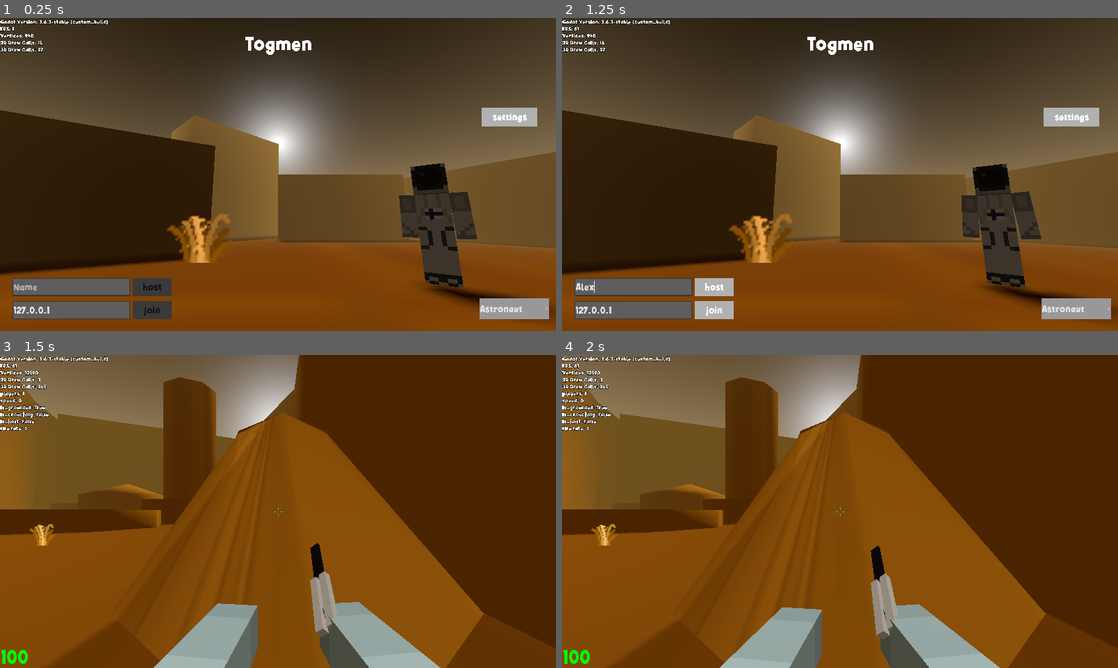
Above: before the commit, frames 1-4 (two rows, left to right).
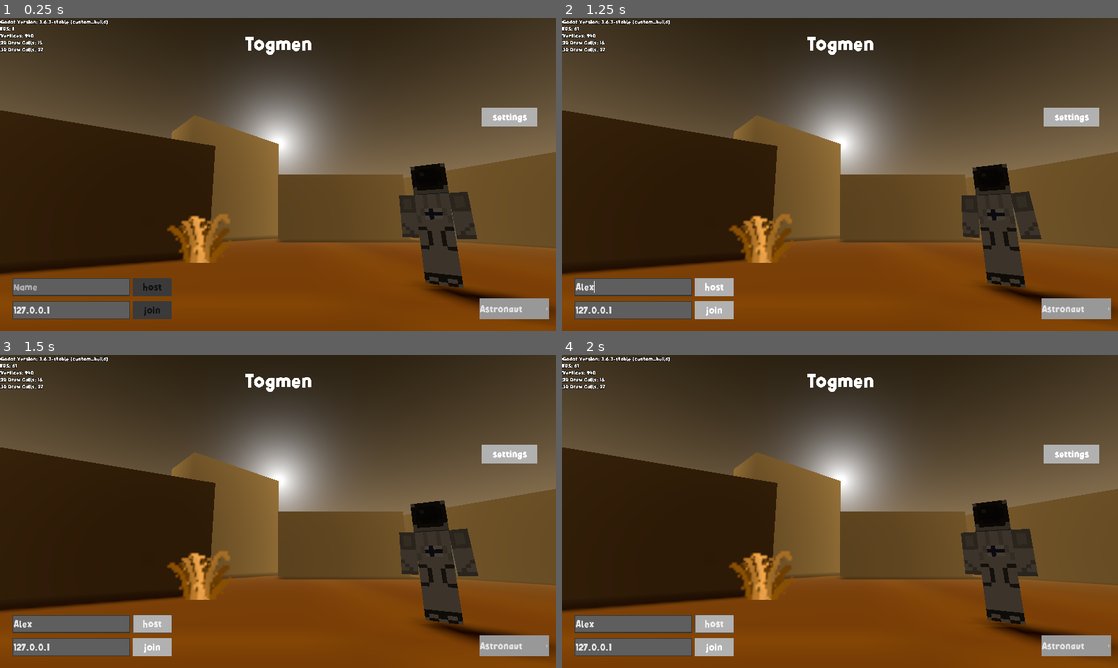
Above: after the commit, the same moments.

Repository: miklaskarjalainen/Togmen
Game: Godot game, scene res://source/scenes/title_screen.tscn
Same seed, same stepped clock (60 frames per second), same inputs: the game is played once before the commit and once after it.
Inputs (mouse positions are in pixels of both pictures, inside the frame that each line leads up to):
- Up to frame 1 (0.25 s): no input
- Up to frame 2 (1.25 s): click (634, 287) at 0.52 s; type "Alex" at 0.6 s
- Up to frame 3 (1.5 s): click "host" at 1.25 s
- Up to frame 4 (2 s): no input

Frames 1-2 are identical in both runs. In frame 3, 87% of the frame differs, in the area x 0-100%, y 0-100%; in frame 4, 86%.

Commit message:
Dynamic crosshair wip

Diff:
--- a/source/entities/actors/player.gd
+++ b/source/entities/actors/player.gd
@@ -16,6 +16,7 @@
 	"skin":0,
 }
 
+var killer           = null      # Reference to the node who killed us
 var motion          := Vector3() # current movement motion
 var move_spd        := 15.0      # maximum allowed movement speed, changes with different weapons
 var is_crouching    := false
@@ -41,6 +42,7 @@
 func _physics_process(delta:float):
 	if is_network_master(): # This is in player's control
 		_do_player_movement(delta)
+		_do_death_camera(delta)
 
 		_update_look(camera.rotation, rotation)
 		_update_position(translation, motion, is_crouching)
@@ -50,7 +52,7 @@
 			_respawn()
 		if Input.is_action_just_pressed("hurt"):
 			health -= 10
-		if health <= 0:
+		if health <= 0 and killer == null:
 			Gui.killed_by("", "suicide")
 			_respawn()
 	_do_player_animations()
@@ -138,7 +140,17 @@
 
 	motion = move_and_slide(motion, Vector3.UP, true, 4)
 
+func _do_death_camera(delta:float):
+	if killer != null:
+		var time        := 1
+		var goto:Vector3 = killer.get_node("camera").global_transform.origin
+		$camera.look_at(goto, Vector3.UP)
+		$camera.global_transform.origin = $camera.global_transform.origin.linear_interpolate(goto, time * delta)
+
 func _respawn():
+	# Reset killer
+	killer = null
+
 	# Full heal
 	health = 100
 
@@ -150,6 +162,9 @@
 	death_count += 1
 
 	# Respawn
+	$camera.translation.x = 0
+	$camera.translation.z = 0
+	$camera.translation.y = 0
 	global_transform = get_parent().get_spawn()
 
 # Networking #
@@ -193,6 +208,10 @@
 			rpc("_ended_killstreak", _ender, _count)    # Player, broadcast others that your killstreak was ended
 		Gui.ended_killstreak(_ender, peer_data["peer_name"], _count) # If a peer show that someone else's killstreak was ended
 
+puppet func _register(_data:Dictionary):
+	peer_data = _data
+	set_skin(_data["skin"])
+
 master func _damage(dmg:int, var kill_type := ""):
 	# This peer received damage from a peer #
 
@@ -202,8 +221,10 @@
 	print("damaged: %s, by: %s" % [dmg, by_who])
 
 	if health <= 0: # If the player died
+		killer = get_peer(by_who)
+
 		# Inform the peer who killed us, that they killed us #
-		get_peer(by_who).rpc_id(by_who, "_eliminated_peer", get_unique_id(), kill_type)
+		killer.rpc_id(by_who, "_eliminated_peer", get_unique_id(), kill_type)
 
 		# If we had a killstreak bigger than 4, then tell who ended it #
 		var killer_name = GameWorld.get_peer_name(by_who)
@@ -211,7 +232,7 @@
 
 		# Show gui, also inform who killed the player #
 		Gui.killed_by(killer_name, kill_type)
-		_respawn() # Respawn the player
+		$respawn_timer.start() # after which the player respawns
 
 master func _eliminated_peer(peer_id:int, var kill_type := ""):
 	# The player has eliminated peer with the given id #
@@ -228,10 +249,6 @@
 	# Show the eliminated gui #
 	Gui.eliminated(peer_name, kill_type)
 
-puppet func _register(_data:Dictionary):
-	peer_data = _data
-	set_skin(_data["skin"])
-
 # Getters / Setters #
 func set_skin(idx:int):
 	$player_model.set_skin(idx)
@@ -256,3 +273,6 @@
 # Signals #
 func _on_peer_connect(id:int):
 	rpc_id(id, "_register", peer_data)
+
+func _on_respawn_timer_timeout():
+	_respawn()
--- a/source/entities/actors/player.tscn
+++ b/source/entities/actors/player.tscn
@@ -208,6 +208,10 @@
 transform = Transform( -3, 0, -4.52987e-07, 0, 3, 0, 4.52987e-07, 0, -3, 0, -1.17, 0 )
 script = ExtResource( 15 )
 
+[node name="respawn_timer" type="Timer" parent="."]
+wait_time = 2.0
+one_shot = true
+
 [node name="jump_timer" type="Timer" parent="."]
 wait_time = 0.1
 one_shot = true
@@ -273,3 +277,5 @@
 [node name="coll" type="CollisionShape" parent="hitbox/legs"]
 transform = Transform( 1, 0, 0, 0, 1, 0, 0, 0, 1, 0, 1.3023, 0 )
 shape = SubResource( 7 )
+
+[connection signal="timeout" from="respawn_timer" to="." method="_on_respawn_timer_timeout"]
--- a/source/scenes/peers.gd
+++ b/source/scenes/peers.gd
@@ -69,10 +69,12 @@
 	var instance  = PEER.instance()
 	instance.name = str(data["id"])
 	instance.peer_data = data
-	instance.global_transform = get_spawn()
 	instance.set_skin(data["skin"])
 	instance.set_as_toplevel(true)
+	instance.global_transform = get_spawn()
+
 	instance.set_network_master(data["id"])
+
 	add_child(instance)
 
 func _create_peer_id(id:int):
@@ -89,10 +91,11 @@
 	add_child(instance)
 
 # Networking #
-master func _update_peers(list:Array):
+master func _update_peers(list:PoolIntArray):
 	print("Received: ", str(list))
-	for data in list:
-		_create_peer_id(data)
+
+	for id in list:
+		_create_peer_id(id)
 
 master func _on_peer_register(data:Dictionary):
 	if has_node(str(data["id"])):
--- a/source/singleton/gui.gd
+++ b/source/singleton/gui.gd
@@ -24,7 +24,6 @@
 
 	_update_health()
 	_update_ammo()
-	_update_crosshair()
 
 # Methods #
 
@@ -70,15 +69,6 @@
 	else:
 		$ammo.text = ""
 
-func _update_crosshair():
-	var is_scoping = player.get_hand().get_weapon().is_scoping()
-	if !is_scoping:
-		# Gets the crosshair color from the settings, crosshair color can be set in the settings.ini
-		$crosshair.modulate = GameSettings.get_value("crosshair_color", Color( 0.2, 0.8, 0.2, 1.0))
-		$scope.visible = false
-	else: # is scoping
-		$scope.visible = true
-
 # Signals #
 
 func _on_server_disconnect():
--- a/source/singleton/gui.tscn
+++ b/source/singleton/gui.tscn
@@ -8,6 +8,7 @@
 [ext_resource path="res://source/ui/scoreboard.tscn" type="PackedScene" id=6]
 [ext_resource path="res://assets/props/sprites/scope.png" type="Texture" id=7]
 [ext_resource path="res://source/ui/pause_menu.tscn" type="PackedScene" id=8]
+[ext_resource path="res://source/ui/crosshair.gd" type="Script" id=9]
 
 [sub_resource type="Curve" id=1]
 _data = [ Vector2( 0, 1 ), 0.0, -4.27972, 0, 0, Vector2( 0.633333, 0 ), 0.038961, 0.0, 0, 0 ]
@@ -118,7 +119,7 @@
 [node name="gui" type="Control"]
 anchor_right = 1.0
 anchor_bottom = 1.0
-rect_pivot_offset = Vector2( -134, 366 )
+rect_pivot_offset = Vector2( 640, 360 )
 script = ExtResource( 5 )
 __meta__ = {
 "_edit_use_anchors_": false
@@ -151,68 +152,67 @@
 }
 
 [node name="crosshair" type="Control" parent="."]
-anchor_left = 0.5
-anchor_top = 0.5
-anchor_right = 0.5
-anchor_bottom = 0.5
-margin_left = -16.0
-margin_top = -16.0
-margin_right = 16.0
-margin_bottom = 16.0
+anchor_right = 1.0
+anchor_bottom = 1.0
+rect_pivot_offset = Vector2( 640, 360 )
+mouse_filter = 2
+script = ExtResource( 9 )
 __meta__ = {
 "_edit_group_": true,
-"_edit_lock_": true,
 "_edit_use_anchors_": false
 }
 
 [node name="right" type="ColorRect" parent="crosshair"]
-anchor_left = 0.5
-anchor_top = 0.5
-anchor_right = 0.5
-anchor_bottom = 0.5
-margin_left = 6.0
-margin_top = -2.0
-margin_right = 16.0
-margin_bottom = 2.0
+anchor_left = 0.505
+anchor_top = 0.497
+anchor_right = 0.512
+anchor_bottom = 0.503
+margin_left = -0.400024
+margin_top = 0.160004
+margin_right = 0.639954
+margin_bottom = -0.160004
+rect_pivot_offset = Vector2( 10, 2 )
 __meta__ = {
 "_edit_use_anchors_": false
 }
 
 [node name="left" type="ColorRect" parent="crosshair"]
-anchor_left = 0.5
-anchor_top = 0.5
-anchor_right = 0.5
-anchor_bottom = 0.5
-margin_left = -16.0
-margin_top = -2.0
-margin_right = -6.0
-margin_bottom = 2.0
+anchor_left = 0.487
+anchor_top = 0.497
+anchor_right = 0.495
+anchor_bottom = 0.503
+margin_left = 0.639954
+margin_top = 0.160004
+margin_right = 0.399963
+margin_bottom = -0.160004
+rect_pivot_offset = Vector2( 0, 2 )
 __meta__ = {
 "_edit_use_anchors_": false
 }
 
 [node name="top" type="ColorRect" parent="crosshair"]
-anchor_left = 0.5
-anchor_top = 0.5
-anchor_right = 0.5
-anchor_bottom = 0.5
-margin_left = -2.0
-margin_top = -16.0
-margin_right = 2.0
-margin_bottom = -6.0
+anchor_left = 0.498
+anchor_top = 0.478
+anchor_right = 0.502
+anchor_bottom = 0.492
+margin_left = 0.559937
+margin_top = -0.160004
+margin_right = -0.560059
+margin_bottom = -0.240021
 __meta__ = {
 "_edit_use_anchors_": false
 }
 
 [node name="bottom" type="ColorRect" parent="crosshair"]
-anchor_left = 0.5
-anchor_top = 0.5
-anchor_right = 0.5
-anchor_bottom = 0.5
-margin_left = -2.0
-margin_top = 6.0
-margin_right = 2.0
-margin_bottom = 16.0
+anchor_left = 0.498
+anchor_top = 0.508
+anchor_right = 0.502
+anchor_bottom = 0.522
+margin_left = 0.559937
+margin_top = 0.23999
+margin_right = -0.560059
+margin_bottom = 0.160004
+rect_pivot_offset = Vector2( 2, 10 )
 __meta__ = {
 "_edit_use_anchors_": false
 }
@@ -321,9 +321,9 @@
 anchor_right = 0.5
 anchor_bottom = 0.5
 margin_left = -512.0
-margin_top = -310.0
+margin_top = -312.0
 margin_right = 512.0
-margin_bottom = -6.0
+margin_bottom = -8.0
 rect_pivot_offset = Vector2( 512, 152 )
 custom_fonts/font = ExtResource( 2 )
 text = "THIS IS A DEFAULT MESSAGE"
@@ -352,6 +352,7 @@
 }
 
 [node name="pause_menu" parent="." instance=ExtResource( 8 )]
+visible = false
 
 [connection signal="animation_finished" from="killstreak/anim" to="killstreak" method="_on_animation_finished"]
 [connection signal="animation_finished" from="elimination/anim" to="elimination" method="_on_anim_animation_finished"]
--- a/source/singleton/net.gd
+++ b/source/singleton/net.gd
@@ -28,7 +28,18 @@
 func create_server() -> void:
 	var max_players = GameSettings.get_value("max_players", 5)
 	var peer := NetworkedMultiplayerENet.new()
-	peer.create_server(PORT, max_players)
+	var err = peer.create_server(PORT, max_players)
+
+	match err:
+		OK:
+			pass
+		ERR_CANT_CREATE:
+			print("The port is already being used")
+			return
+		_:
+			print("An error occurred, ", err)
+			return
+
 	get_tree().network_peer = peer
 	data["id"] = get_tree().get_network_unique_id()
 
@@ -37,7 +48,10 @@
 
 func create_client(ip_addr:String) -> void:
 	var peer := NetworkedMultiplayerENet.new()
-	peer.create_client(ip_addr, PORT)
+	var err = peer.create_client(ip_addr, PORT)
+	if err != OK:
+		print("An error occurred, ", err)
+
 	get_tree().network_peer = peer
 	data["id"] = get_tree().get_network_unique_id()
 
--- /dev/null
+++ b/source/ui/crosshair.gd
@@ -0,0 +1,40 @@
+extends Control
+
+onready var scope = get_node("../scope")
+onready var right = $right
+onready var left  = $left
+onready var bottom= $bottom
+onready var top   = $top
+
+onready var right_pos  = right.rect_position
+onready var bottom_pos = bottom.rect_position
+onready var left_pos   = left.rect_position
+onready var top_pos    = top.rect_position
+
+func _physics_process(_delta:float):
+	if Gui.player == null:
+		return
+
+	_update_color()
+	_update_size()
+
+func _update_color():
+	var is_scoping = Gui.player.get_hand().get_weapon().is_scoping()
+	if is_scoping:
+		scope.visible = true
+	else:
+		# Gets the crosshair color from the settings, crosshair color can be set in the settings.ini
+		modulate = GameSettings.get_value("crosshair_color", Color( 0.2, 0.8, 0.2, 1.0))
+		scope.visible = false
+
+func _update_size():
+	var center = get_viewport().get_size_override() / 2
+	var motion:int = int(Gui.player.motion.length() * 1.2)
+
+	right .rect_position.x =  right_pos.x+motion
+	bottom.rect_position.y =  bottom_pos.y+motion
+	left  .rect_position.x =  left_pos.x-motion
+	top   .rect_position.y =  top_pos.y-motion
+
+
+	pass
Not shown: 1 places in source/singleton/gui.tscn that only renumber resources
